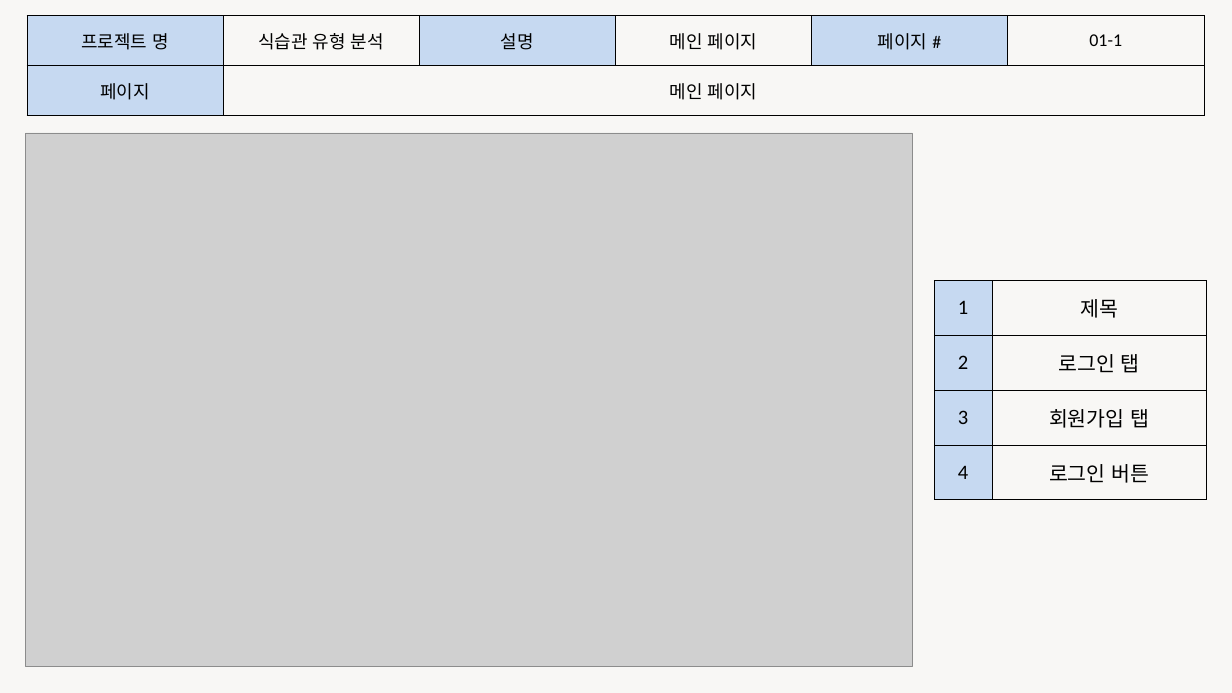
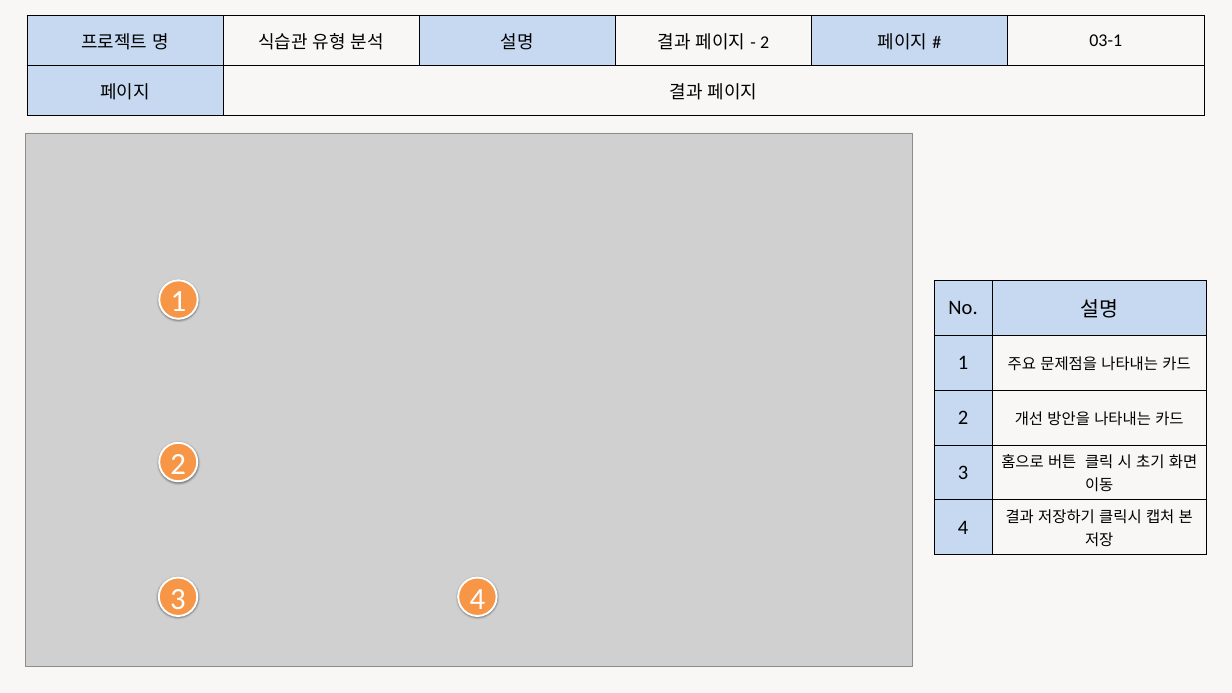
Before and after one commit to junsu8282/parkjunsu, a slide deck: slide 5 of 1차 프로젝트/3. 화면설계서_박준수.pptx. Drawn at 1232x693 pixels with LibreOffice and Linux fonts; fonts in the diff are those of the drawing; grey boxes stand for pictures. Boxes give left, top, right and bottom in pixels: in the first picture for what was removed or moved away, otherwise in the second. Text is boxed around its words. In the diff, an @@ line names an element or a change of style, - is before the commit and + after.

Commit message:
화면 설계서 완성

```diff
--- a/1차 프로젝트/3. 화면설계서_박준수.pptx
+++ b/1차 프로젝트/3. 화면설계서_박준수.pptx
@@ table at <box>27,15,1205,115</box> @@
-row 1, column 4: 메인 페이지
+row 1, column 4: 결과 페이지 - 2
-row 1, column 6: 01-1
+row 1, column 6: 03-1
-row 2, column 2: 메인 페이지
+row 2, column 2: 결과 페이지
@@ ellipse added at <box>159,280,198,319</box>, fill #F79646, outline #FFFFFF 3 pt, 48 pt, text #FFFFFF @@
+1
@@ table removed at <box>934,280,1206,500</box>, 4 rows, 2 columns @@
-1 | 제목
-2 | 로그인 탭
-3 | 회원가입 탭
-4 | 로그인 버튼
@@ table added at <box>934,280,1206,555</box>, 5 rows, 2 columns @@
+No. | 설명
+1 | 주요 문제점을 나타내는 카드
+2 | 개선 방안을 나타내는 카드
+3 | 홈으로 버튼 클릭 시 초기 화면 이동
+4 | 결과 저장하기 클릭시 캡처 본 저장
@@ ellipse added at <box>159,443,197,481</box>, fill #F79646, outline #FFFFFF 3 pt, 48 pt, text #FFFFFF @@
+2
@@ ellipse added at <box>159,577,197,616</box>, fill #F79646, outline #FFFFFF 3 pt, 48 pt, text #FFFFFF @@
+3
@@ ellipse added at <box>458,577,497,616</box>, fill #F79646, outline #FFFFFF 3 pt, 48 pt, text #FFFFFF @@
+4
```
Also in this commit, not shown: 4 other slides changed.
